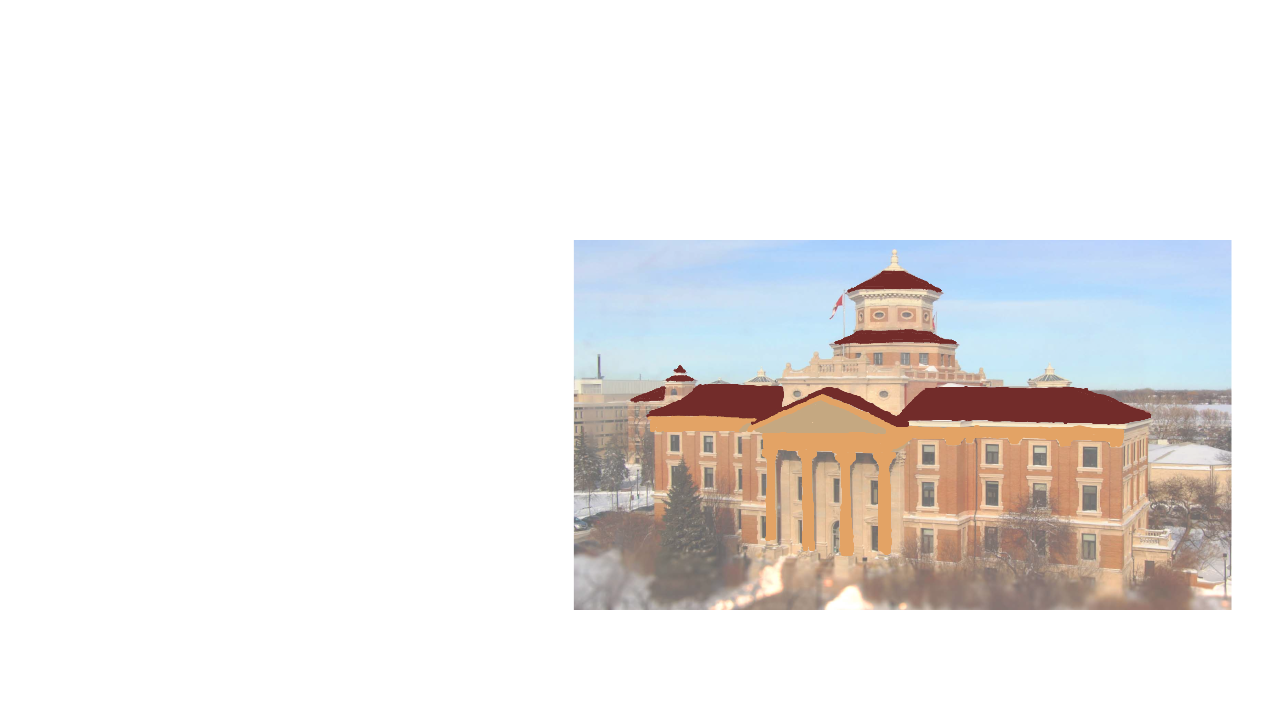
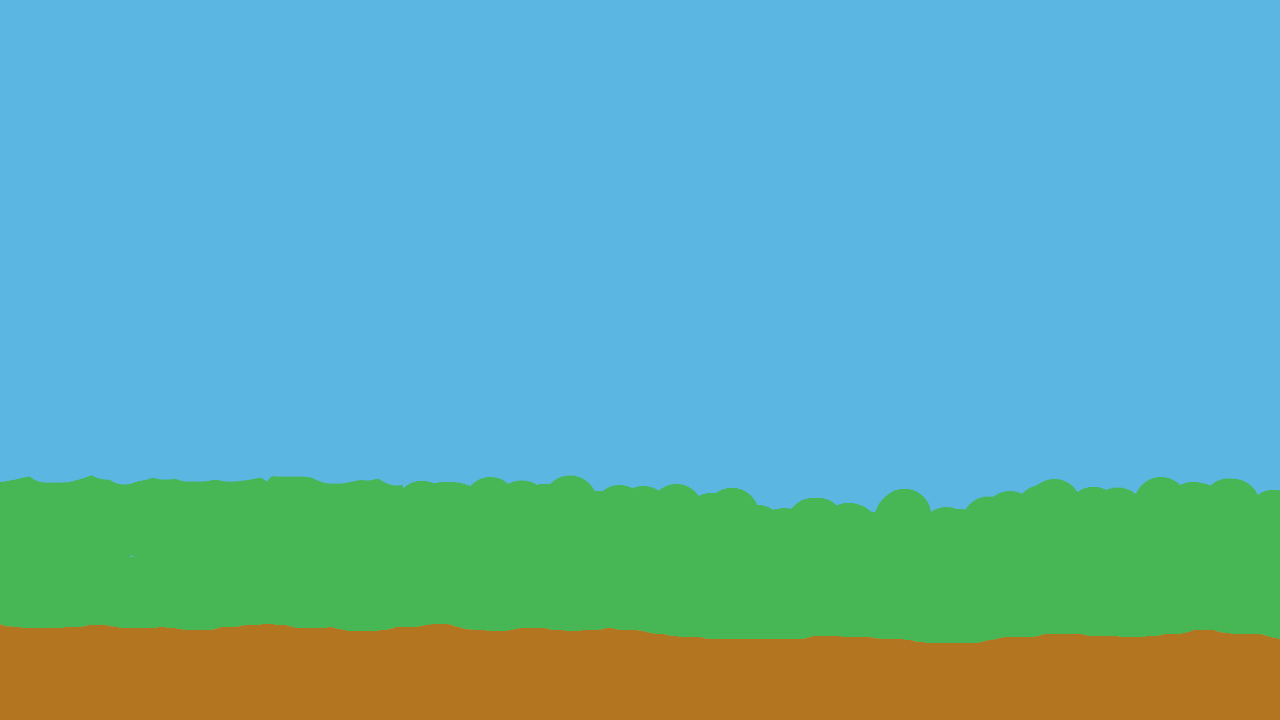
Two versions of the same layered image (1280x720). Layer-by-layer changes:
removed layer "background" over left=630, top=270, right=1151, bottom=556
added layer "grass" above "sky" over left=0, top=475, right=1280, bottom=720
added layer "sky" above "admin" over left=0, top=0, right=1280, bottom=720
added layer "admin" above "grass #1" over left=746, top=185, right=1280, bottom=521
added layer "grass #1" above "Pasted Layer" over left=380, top=364, right=1280, bottom=537
hid "Pasted Layer" over left=573, top=240, right=1232, bottom=610
